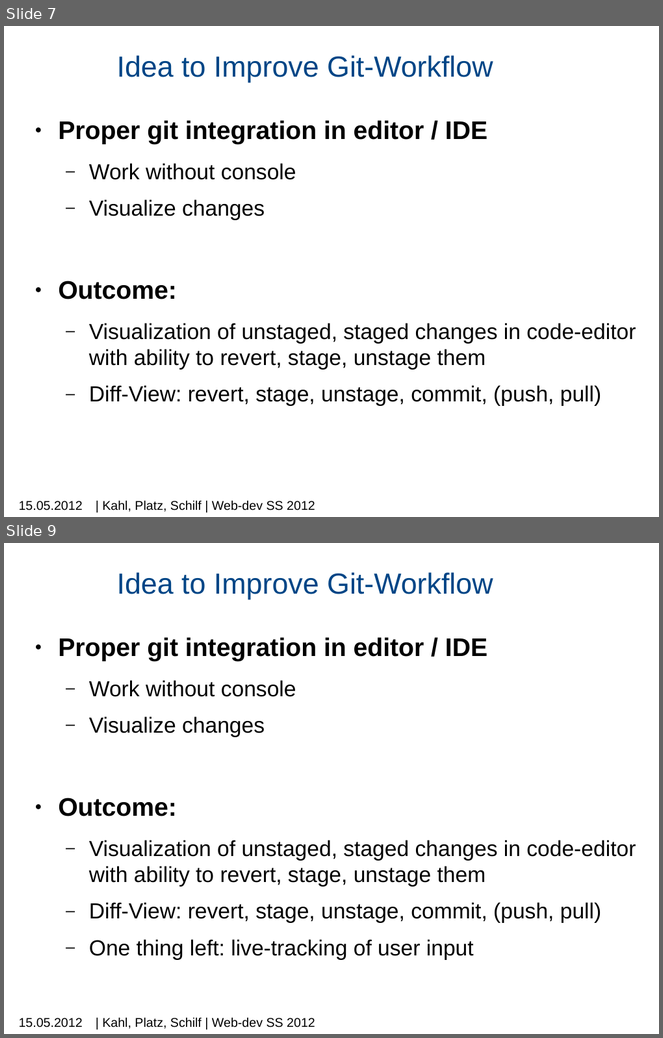
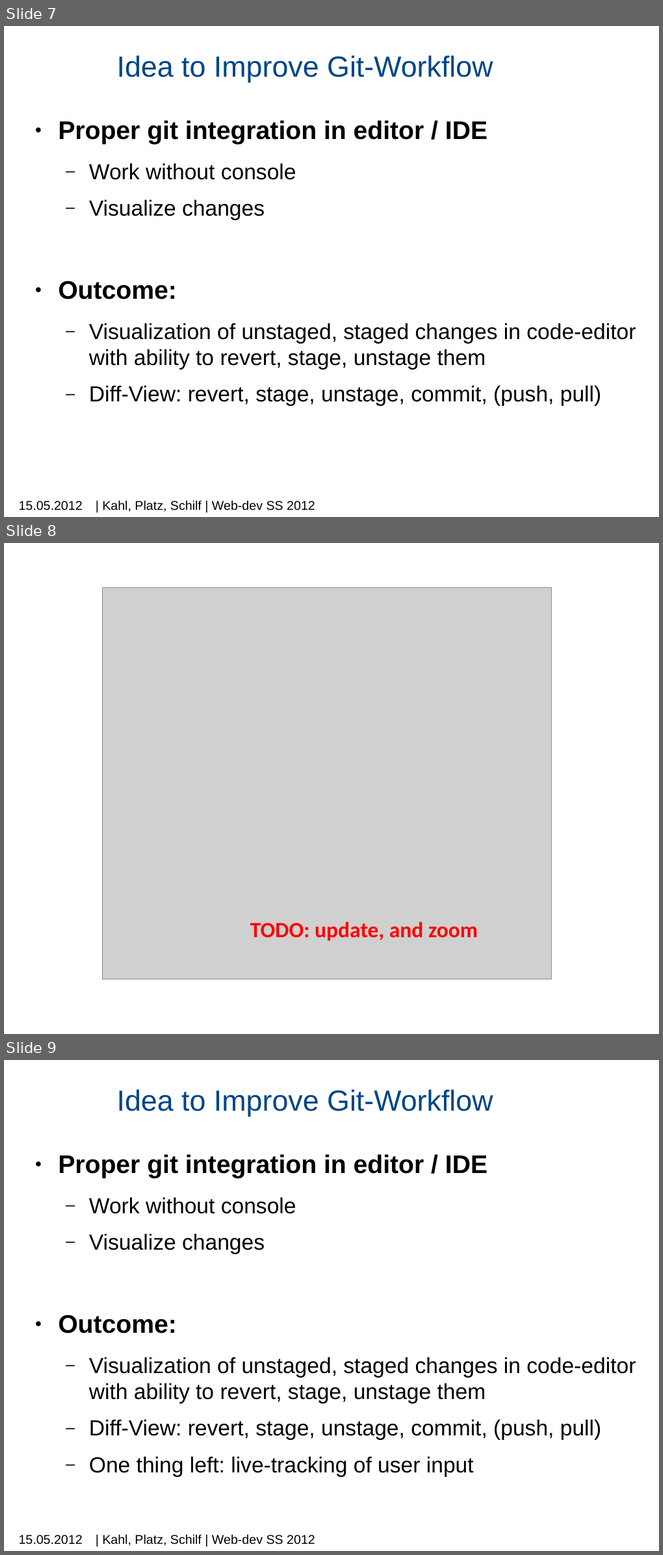
Before and after one commit to machisuji/webdev-spm, a slide deck: seminar/presentation/mps-c9.pptx. Shown one above the other, each under a label of ours: slides 7 and 9 before the commit, slides 7, 8 and 9 after it; the slides between them are not shown. The pictures are 663x1038 and 663x1555 pixels, drawn with LibreOffice and Linux fonts; fonts in the diff are those of the drawing; grey boxes stand for pictures; background and template pictures are left out. Boxes give left, top, right and bottom in pixels: in the first picture for what was removed or moved away, otherwise in the second. Text is boxed around its words. In the diff, an @@ line names an element or a change of style, - is before the commit and + after.

```diff
--- a/seminar/presentation/mps-c9.pptx
+++ b/seminar/presentation/mps-c9.pptx
@@ slide 8 added at [4, 543, 659, 1034], background picture (left out) @@
@@ picture added at [103, 588, 552, 979] @@
@@ text added at [250, 922, 478, 941], 24 pt, text #FF0000, bold @@
+TODO: update, and zoom
```
Also in this commit, not shown: 4 slides changed, 2 other slides added, 2 slides removed.
